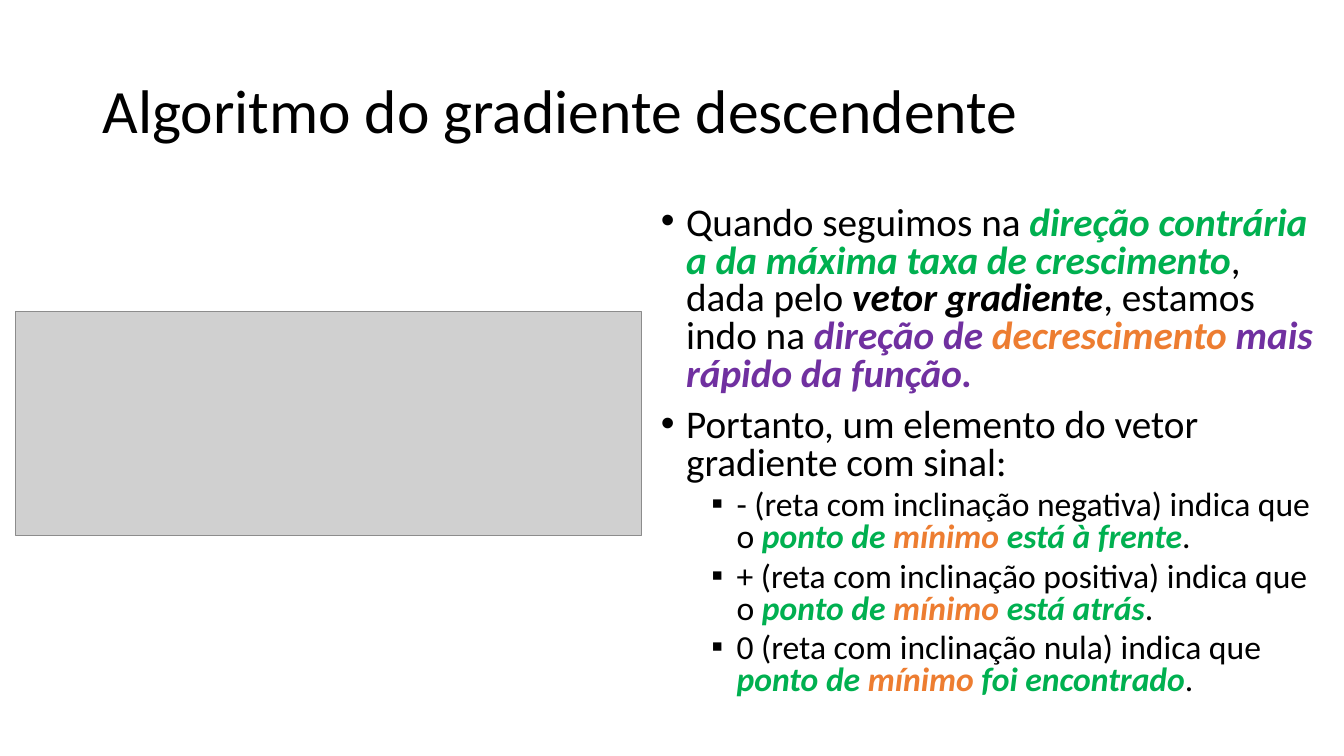
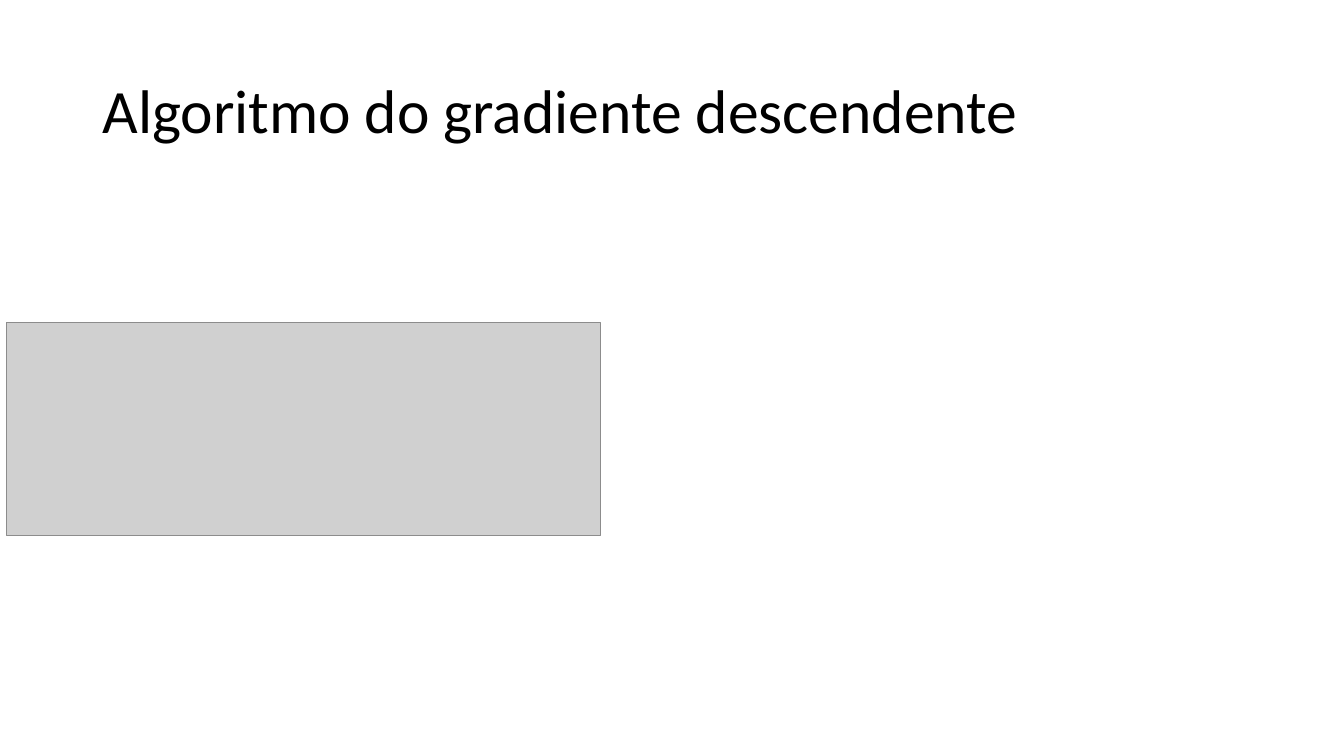
Before and after one commit to zz4fap/t319_aprendizado_de_maquina, a slide deck: slide 16 of slides/T319_Regressão_Linear (Parte II).pptx. Drawn at 1344x756 pixels with LibreOffice and Linux fonts; fonts in the diff are those of the drawing; grey boxes stand for pictures. Boxes give left, top, right and bottom in pixels: in the first picture for what was removed or moved away, otherwise in the second. Text is boxed around its words. In the diff, an @@ line names an element or a change of style, - is before the commit and + after.

```diff
--- a/slides/T319_Regressão_Linear (Parte II).pptx
+++ b/slides/T319_Regressão_Linear (Parte II).pptx
@@ text removed at bbox=[686, 208, 1313, 697] @@
-• Quando seguimos na direção contrária a da máxima taxa de crescimento, dada pelo vetor gradiente, estamos indo na direção de decrescimento mais rápido da função.
-• Portanto, um elemento do vetor gradiente com sinal:
-  ▪ - (reta com inclinação negativa) indica que o ponto de mínimo está à frente.
-  ▪ + (reta com inclinação positiva) indica que o ponto de mínimo está atrás.
-  ▪ 0 (reta com inclinação nula) indica que ponto de mínimo foi encontrado.
@@ picture: place and size @@
-picture at bbox=[16, 312, 641, 535]
+picture at bbox=[6, 323, 600, 535]
```
Also in this commit, not shown: 10 other slides changed, 1 other file.
